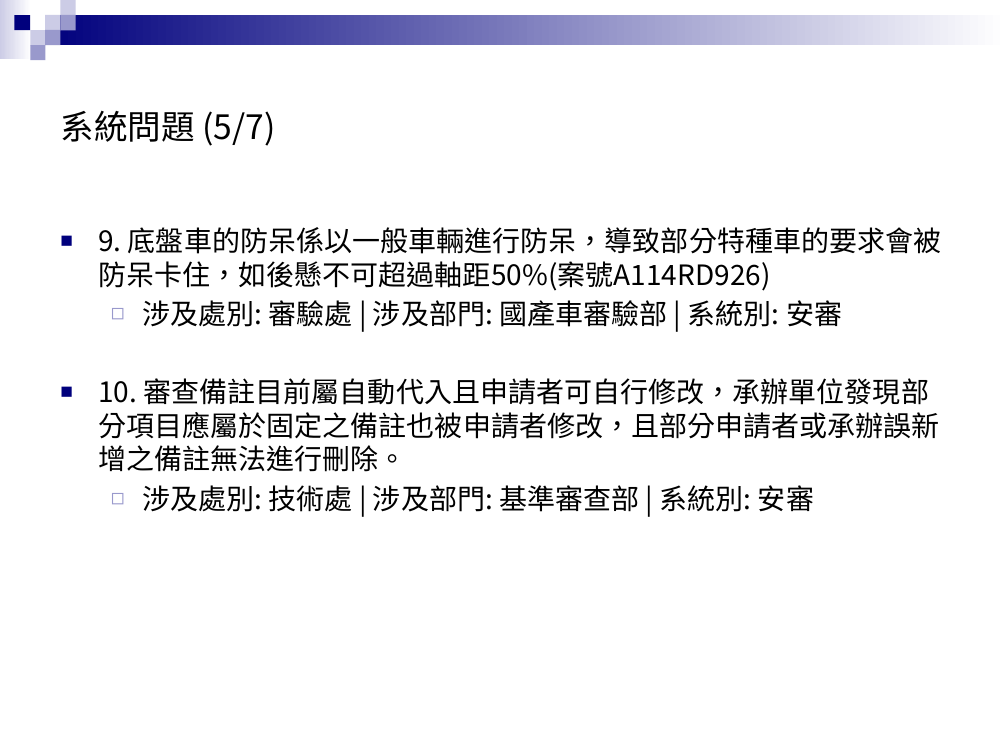
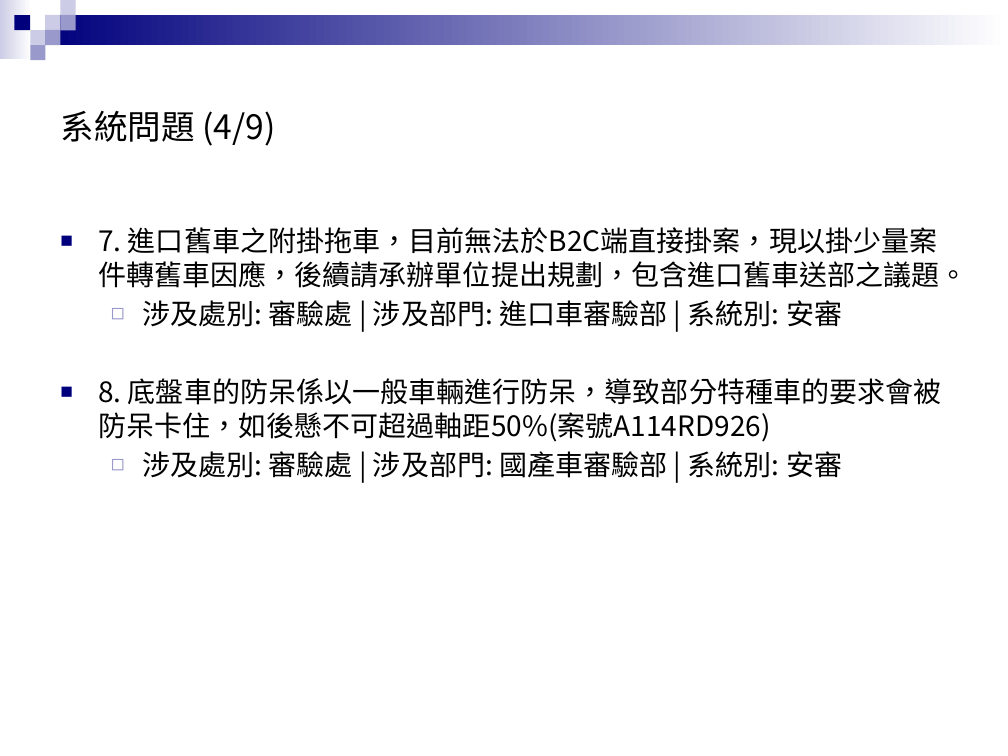
Before and after one commit to zx90316/202508-----, a slide deck: slide 18 of 系統交流會議題簡報.pptx (slide 15 before the commit). Drawn at 1008x756 pixels with LibreOffice and Linux fonts; fonts in the diff are those of the drawing; background and template pictures are left out. Boxes give left, top, right and bottom in pixels: in the first picture for what was removed or moved away, otherwise in the second. Text is boxed around its words. In the diff, an @@ line names an element or a change of style, - is before the commit and + after.

Commit message:
更新 ExcelToJsonPresentation 類別以排除「宣導」類別的議題，並新增目錄頁與議題動機頁。修正 JSON 檔案中的類別名稱與統計數據，並更新 requirements.txt 以包含 pywin32 套件。刪除不再使用的設定檔案 settings.local.json。

```diff
--- a/系統交流會議題簡報.pptx
+++ b/系統交流會議題簡報.pptx
@@ title at (60, 110, 275, 146): text changed @@
-系統問題 (5/7)
+系統問題 (4/9)
@@ text at (98, 227, 968, 442): text changed @@
-■ 9. 底盤車的防呆係以一般車輛進行防呆，導致部分特種車的要求會被防呆卡住，如後懸不可超過軸距50%(案號A114RD926)
+■ 7. 進口舊車之附掛拖車，目前無法於B2C端直接掛案，現以掛少量案件轉舊車因應，後續請承辦單位提出規劃，包含進口舊車送部之議題。
+  ◻ 涉及處別: 審驗處 | 涉及部門: 進口車審驗部 | 系統別: 安審
+■ 8. 底盤車的防呆係以一般車輛進行防呆，導致部分特種車的要求會被防呆卡住，如後懸不可超過軸距50%(案號A114RD926)
@@ text at (98, 378, 940, 512): paragraphs removed @@
-■ 10. 審查備註目前屬自動代入且申請者可自行修改，承辦單位發現部分項目應屬於固定之備註也被申請者修改，且部分申請者或承辦誤新增之備註無法進行刪除。
-  ◻ 涉及處別: 技術處 | 涉及部門: 基準審查部 | 系統別: 安審
```
Also in this commit, not shown: 22 other slides changed, 5 slides added, 6 other files.
